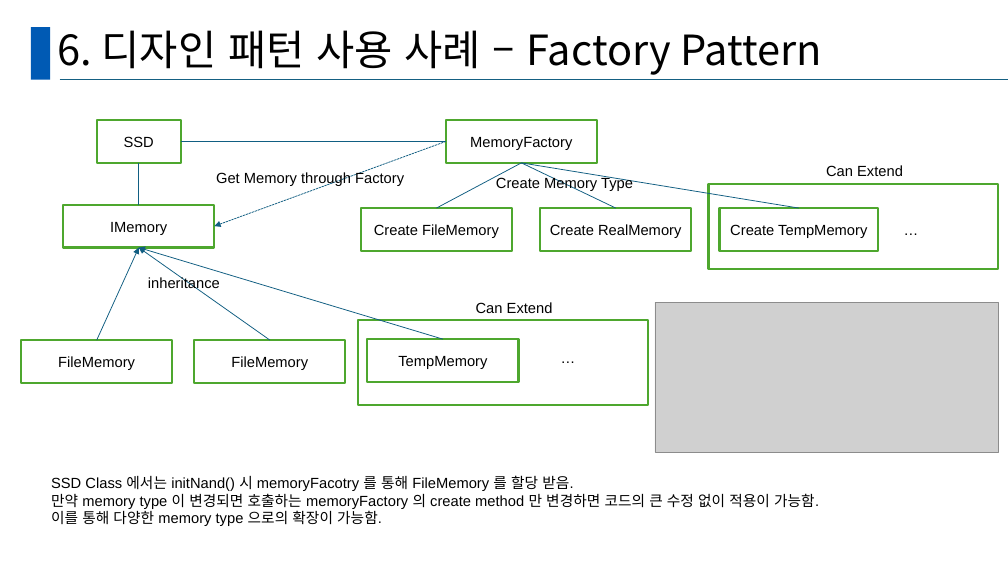
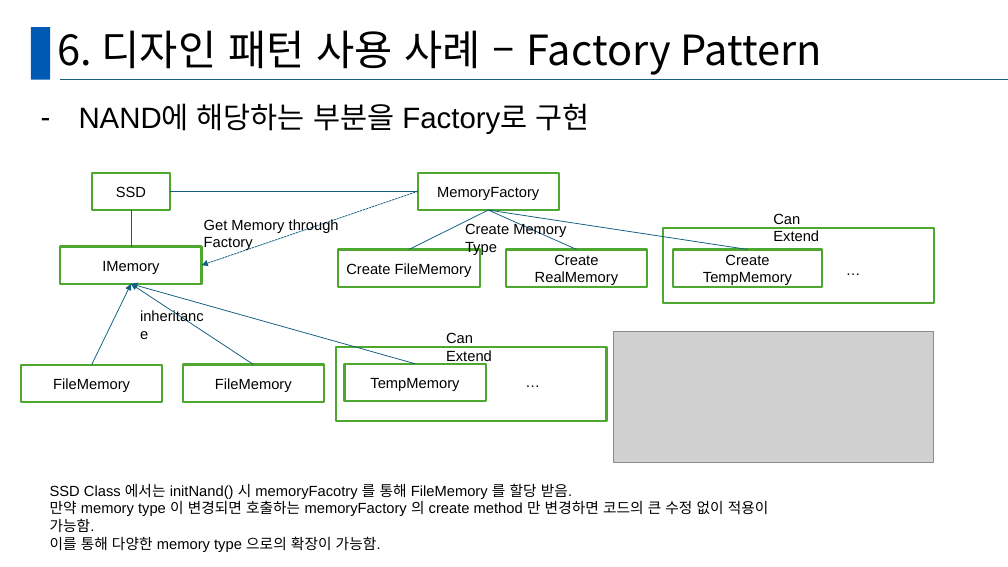
Before and after one commit to GanghyunLee/deep-dive-ssd, a slide deck: slide 57 of D조_DeepDive.pptx. Drawn at 1008x567 pixels with LibreOffice and Linux fonts; fonts in the diff are those of the drawing; grey boxes stand for pictures. Boxes give left, top, right and bottom in pixels: in the first picture for what was removed or moved away, otherwise in the second. Text is boxed around its words. In the diff, an @@ line names an element or a change of style, - is before the commit and + after.

```diff
--- a/D조_DeepDive.pptx
+++ b/D조_DeepDive.pptx
@@ text added at (x1=79, y1=103, x2=590, y2=134), 28 pt, text #000000 @@
+– NAND에 해당하는 부분을 Factory로 구현
@@ rectangle "SSD" resized from (x1=97, y1=120, x2=181, y2=163) to (x1=91, y1=172, x2=170, y2=209) @@
@@ rectangle "MemoryFactory" resized from (x1=446, y1=120, x2=597, y2=163) to (x1=418, y1=172, x2=560, y2=209) @@
@@ line moved from (181, 141) - (446, 141) to (170, 191) - (418, 191) @@
@@ arrow moved from (446, 141) - (215, 226) to (418, 191) - (202, 265) @@
@@ text "Can Extend" rewrapped from (x1=826, y1=165, x2=903, y2=176) to (x1=773, y1=213, x2=819, y2=241) @@
@@ line moved from (139, 205) - (139, 163) to (131, 247) - (131, 210) @@
@@ text "Get Memory through Factory" rewrapped from (x1=216, y1=171, x2=404, y2=186) to (x1=204, y1=218, x2=339, y2=250) @@
@@ line moved from (522, 163) - (436, 208) to (488, 210) - (409, 250) @@
@@ text "Create Memory Type" rewrapped from (x1=496, y1=176, x2=633, y2=191) to (x1=465, y1=222, x2=566, y2=255) @@
@@ line moved from (522, 163) - (616, 208) to (488, 210) - (577, 250) @@
@@ line moved from (522, 163) - (799, 208) to (488, 210) - (748, 250) @@
@@ rectangle resized from (x1=709, y1=184, x2=998, y2=269) to (x1=663, y1=228, x2=934, y2=302) @@
@@ rectangle "IMemory" resized from (x1=64, y1=205, x2=215, y2=248) to (x1=60, y1=247, x2=202, y2=284) @@
@@ rectangle "Create FileMemory" resized from (x1=361, y1=208, x2=512, y2=251) to (x1=339, y1=250, x2=480, y2=287) @@
@@ rectangle "Create RealMemory" resized from (x1=541, y1=208, x2=692, y2=251) to (x1=506, y1=250, x2=647, y2=287) @@
@@ rectangle "Create TempMemory" resized from (x1=720, y1=208, x2=879, y2=251) to (x1=674, y1=250, x2=822, y2=287) @@
@@ text "…" rewrapped from (x1=897, y1=217, x2=927, y2=243) to (x1=839, y1=257, x2=867, y2=279) @@
@@ arrow moved from (97, 340) - (139, 247) to (91, 364) - (131, 284) @@
@@ arrow moved from (270, 340) - (139, 247) to (253, 364) - (131, 284) @@
@@ arrow moved from (443, 340) - (139, 247) to (415, 364) - (131, 284) @@
@@ text "inheritance" rewrapped from (x1=148, y1=276, x2=220, y2=291) to (x1=132, y1=303, x2=214, y2=325) @@
@@ text "Can Extend" rewrapped from (x1=476, y1=302, x2=553, y2=313) to (x1=446, y1=332, x2=492, y2=364) @@
@@ rectangle resized from (x1=358, y1=320, x2=648, y2=405) to (x1=336, y1=347, x2=606, y2=421) @@
@@ picture resized from (x1=655, y1=302, x2=998, y2=452) to (x1=613, y1=331, x2=934, y2=462) @@
@@ rectangle "FileMemory" resized from (x1=21, y1=340, x2=172, y2=383) to (x1=21, y1=364, x2=163, y2=402) @@
@@ rectangle "FileMemory" resized from (x1=194, y1=340, x2=346, y2=383) to (x1=183, y1=364, x2=324, y2=402) @@
@@ rectangle "TempMemory" resized from (x1=368, y1=340, x2=519, y2=383) to (x1=345, y1=364, x2=486, y2=401) @@
@@ text "…" rewrapped from (x1=554, y1=345, x2=584, y2=371) to (x1=518, y1=369, x2=546, y2=391) @@
@@ text "SSD Class 에서는 initNand() 시 ..." rewrapped from (x1=51, y1=475, x2=819, y2=526) to (x1=50, y1=483, x2=769, y2=552) @@
```
Also in this commit, not shown: 11 other slides changed.
